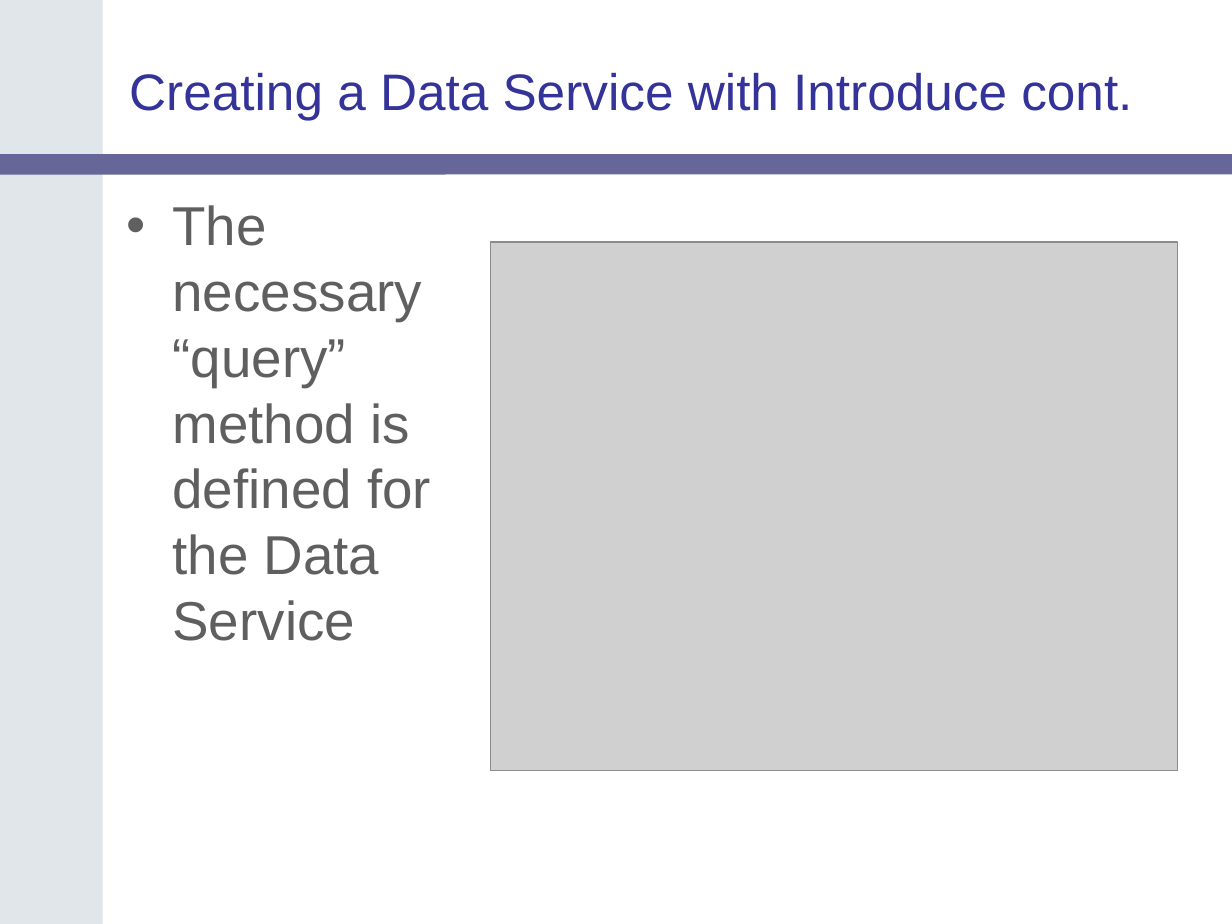
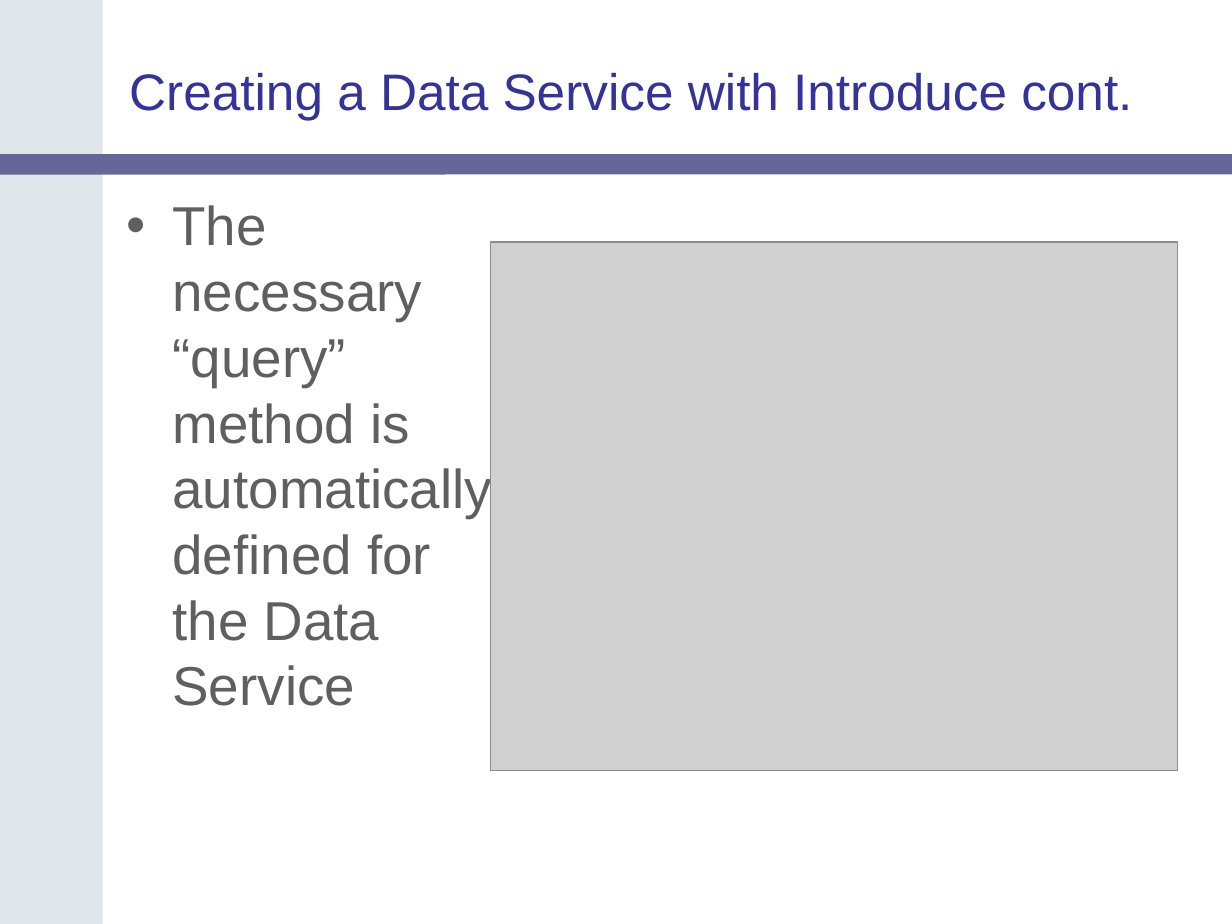
Before and after one commit to NCIP/cagrid-portal, a slide deck: slide 7 of cagrid-1-0/Documentation/presentations/200607_VCDE_ARCH/caGrid-1.0_Beta_Data-Services.ppt (slide 18 before the commit). Drawn at 1232x924 pixels with LibreOffice and Linux fonts; fonts in the diff are those of the drawing; grey boxes stand for pictures; background and template pictures are left out. Boxes give left, top, right and bottom in pixels: in the first picture for what was removed or moved away, otherwise in the second. Text is boxed around its words. In the diff, an @@ line names an element or a change of style, - is before the commit and + after.

```diff
--- a/cagrid-1-0/Documentation/presentations/200607_VCDE_ARCH/caGrid-1.0_Beta_Data-Services.ppt
+++ b/cagrid-1-0/Documentation/presentations/200607_VCDE_ARCH/caGrid-1.0_Beta_Data-Services.ppt
@@ text at bbox=[173, 205, 492, 706]: text changed @@
-• The necessary “query” method is defined for the Data Service
+• The necessary “query” method is automatically defined for the Data Service
```
Also in this commit, not shown: 3 other slides changed, 1 slide added, 8 slides removed.
